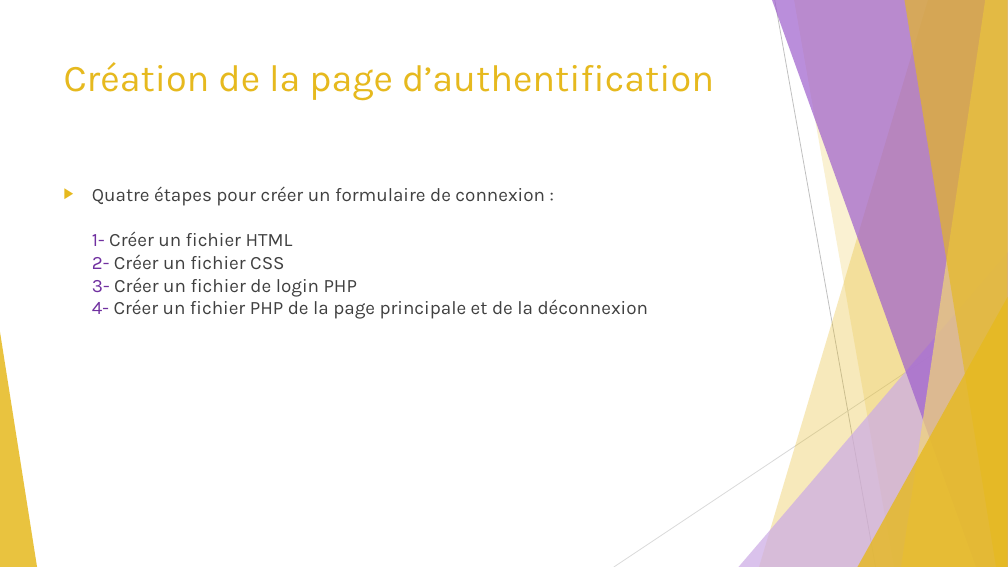
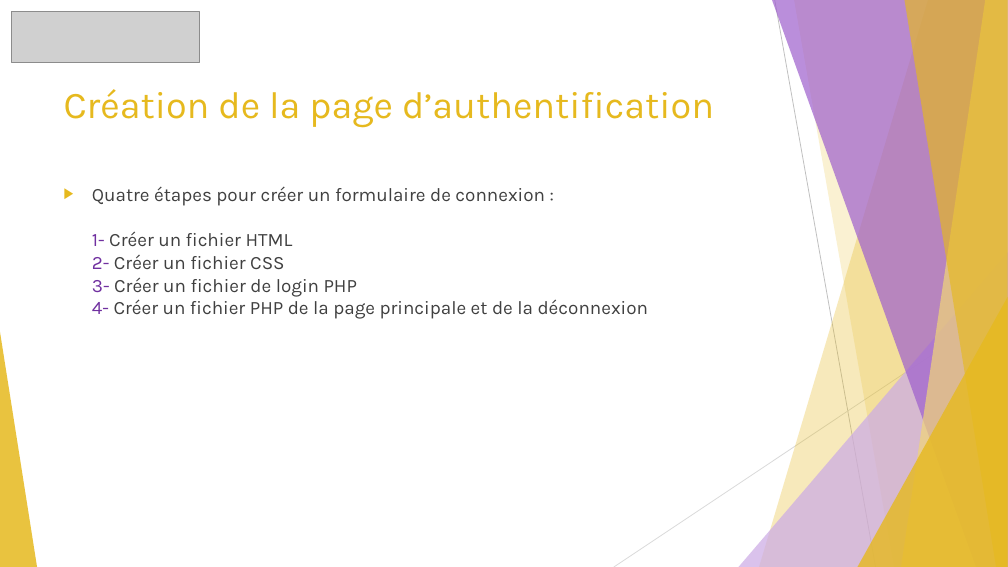
Before and after one commit to GuiguiMvn/Systeme-Escape-Game-Telethon, a slide deck: slide 5 of Cyril/Présentation.pptx. Drawn at 1008x567 pixels with LibreOffice and Linux fonts; fonts in the diff are those of the drawing; grey boxes stand for pictures. Boxes give left, top, right and bottom in pixels: in the first picture for what was removed or moved away, otherwise in the second. Text is boxed around its words. In the diff, an @@ line names an element or a change of style, - is before the commit and + after.

```diff
--- a/Cyril/Présentation.pptx
+++ b/Cyril/Présentation.pptx
@@ picture added at [12, 12, 200, 63] @@
@@ title "Création de la page d’authentification": place and size @@
-title "Création de la page d’authentification" at [64, 62, 714, 101]
+title "Création de la page d’authentification" at [64, 89, 714, 128]
```
Also in this commit, not shown: 10 other slides changed, 2 other files.
